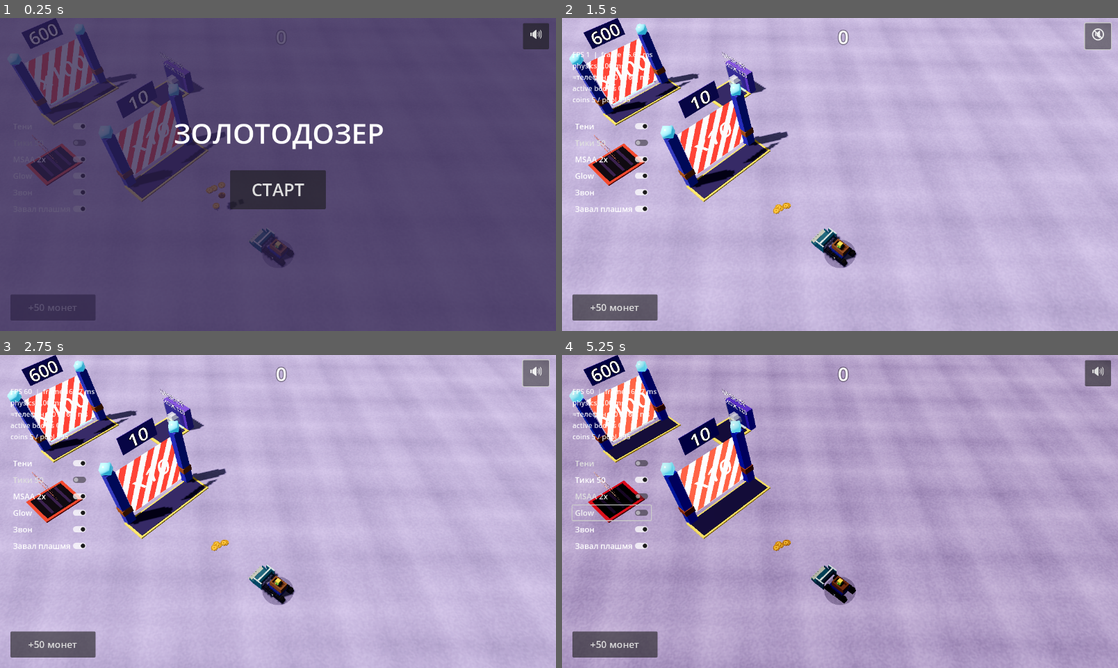
Above: before the commit, frames 1-4 (two rows, left to right).
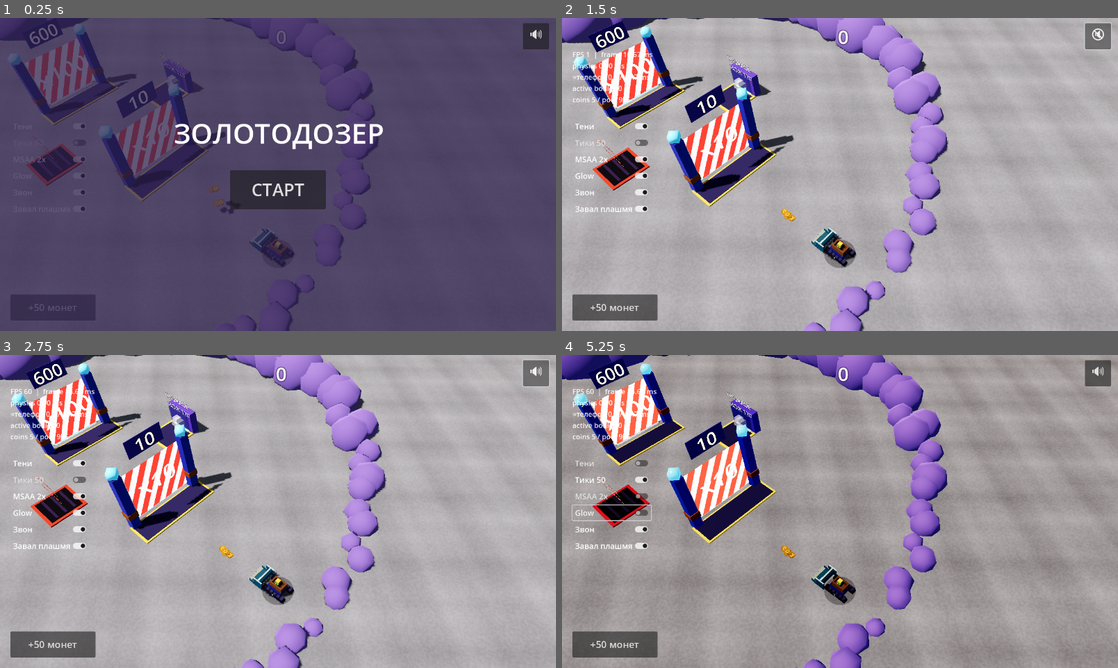
Above: after the commit, the same moments.

Repository: ui99ru/gold-harvester
Game: Godot game, scene res://scenes/game.tscn
Two runs of this game, one before a commit and one after it. Both use one fixed random seed, a clock stepped at 60 frames per second and the inputs below.
Inputs:
- Up to frame 1 (0.25 s): no input
- Up to frame 2 (1.5 s): click "СТАРТ" at 0.5 s; click "🔊" at 1.25 s
- Up to frame 3 (2.75 s): click "🔇" at 2 s
- Up to frame 4 (5.25 s): click "Тени" at 2.75 s; click "Тики 50" at 3.5 s; click "MSAA 2x" at 4.25 s; click "Glow" at 5 s

The runs differ from the first frame. In frame 1, 1.4% of the frame differs, in the area x 0-69%, y 0-100%; in frame 2, 95%, in the area x 0-100%, y 0-100%; in frame 3, 95%; in frame 4, 95%.

Commit message:
feat(godot): visual/audio polish pass - treads, grey ground, rock ring, engine v2
User feedback batch:
1. Tread blocks lightened (#0c081e -> #3b3460) - links now read against
   the dark track body.
2. Ground grey textured (#9c8fc0 lavender -> #8e8c94) per reference;
   same procedural noise + normal.
3. Rock ring scene boundary (level data: ring_center/ring_radius in
   LevelDef + level_01.tres): 80 dense rocks on the circumference,
   invisible 32-segment StaticBody wall keeps coins in, dozer clamped
   radially in sim_step. South arc rocks are low (camera looks from
   the south - tall ones blocked the view). 24 sparse far rocks kept.
4. Engine loop v2: rate 8->13 putts/s, softer attack (6ms) and longer
   tail (90ms), lp 700->520, bed level x2, clatter/hiss cut - less
   "drum hits", more idling-motor putter.

All smokes green (loop peak 1.8ms post-warmup; HUD red on startup
frame is the scene-build spike, settles immediately).

Co-Authored-By: Claude Fable 5 <noreply@anthropic.com>

Diff:
--- a/godot/levels/level_01.tres
+++ b/godot/levels/level_01.tres
@@ -144,4 +144,6 @@
 source_radius = 0.8
 start_coins = 5
 dozer_start = Vector3(0, 0, 0)
+ring_center = Vector3(0, 0, 31)
+ring_radius = 32.0
 entities = Array[ExtResource("2")]([SubResource("w01"), SubResource("w02"), SubResource("w03"), SubResource("w04"), Sub …(229 unchanged characters)…
--- a/godot/scripts/dozer.gd
+++ b/godot/scripts/dozer.gd
@@ -23,7 +23,7 @@
 var _chassis_m := _std(CFG.DOZER_COLOR, 0.5, 0.2)
 var _deck_m := _std(Color("2c2a85"), 0.5, 0.2)
 var _dark := _std(Color("140d30"), 0.8, 0.0)
-var _tread_m := _std(Color("0c081e"), 0.85, 0.0)
+var _tread_m := _std(Color("3b3460"), 0.8, 0.0)  # светлее «штанины»: звенья читаются
 var _steel := _std(Color("c8ccd6"), 0.35, 0.6)
 var _scoop_m := _std(CFG.SCOOP_COLOR, 0.5, 0.3)
 var _scoop_edge := _std(Color("c9dcea"), 0.4, 0.4)
--- a/godot/scripts/game.gd
+++ b/godot/scripts/game.gd
@@ -466,25 +466,60 @@
 	gbody.add_child(cs)
 	add_child(gbody)
 
-	# 50 камней-додекаэдров по кругу (main.js:43-44, rnd-поток)
+	# Кольцо скал — граница сцены (правка по рефу): плотная стена камней по
+	# окружности уровня + невидимый StaticBody-многоугольник держит монеты.
+	# Дозер клэмпится радиально в sim_step. Вне кольца — редкие дальние камни.
 	var rock_mat := StandardMaterial3D.new()
 	rock_mat.albedo_color = Color("8f72c8")
 	rock_mat.roughness = 1.0
-	for i in 50:
+	var rc := level.ring_center
+	var rr := level.ring_radius
+	if rr > 0.0:
+		for i in 80:  # плотное кольцо: ~0.08 рад между камнями, перекрываются
+			var a := (i / 80.0) * TAU + (rnd() - 0.5) * 0.05
+			var r := rr + 1.5 + rnd() * 3.0  # чуть снаружи барьера
+			# Южная дуга (между камерой и сценой) — низкий бордюр, не загораживает
+			var south := clampf(-sin(a), 0.0, 1.0)  # 1 на юге, 0 на севере
+			var s := lerpf(2.5 + rnd() * 4.0, 1.0 + rnd() * 0.8, south)
+			_add_rock(rock_mat, Vector3(rc.x + cos(a) * r, s * 0.4 - 0.5, rc.z + sin(a) * r), s)
+		# Невидимый барьер: 32 box-сегмента по хорде окружности
+		var wall := StaticBody3D.new()
+		wall.name = "RingWall"
+		var pm_ring := PhysicsMaterial.new()
+		pm_ring.friction = 0.3
+		pm_ring.bounce = 0.0
+		wall.physics_material_override = pm_ring
+		add_child(wall)
+		var seg_len := TAU * rr / 32.0 + 0.8  # нахлёст против щелей
+		for i in 32:
+			var a := (i + 0.5) / 32.0 * TAU
+			var seg := CollisionShape3D.new()
+			var seg_box := BoxShape3D.new()
+			seg_box.size = Vector3(seg_len, 6.0, 1.0)
+			seg.shape = seg_box
+			seg.position = Vector3(rc.x + cos(a) * rr, 1.5, rc.z + sin(a) * rr)
+			seg.rotation.y = -a + PI / 2.0  # хорда перпендикулярна радиусу
+			wall.add_child(seg)
+	# Дальние декоративные камни (как web, реже)
+	for i in 24:
 		var a := rnd() * 6.28
 		var r := 70.0 + rnd() * 35.0
 		var s := 3.0 + rnd() * 5.0
-		var m := MeshInstance3D.new()
-		var sph := SphereMesh.new()     # low-poly аналог DodecahedronGeometry
-		sph.radius = s
-		sph.height = s * 2.0
-		sph.radial_segments = 6
-		sph.rings = 3
-		m.mesh = sph
-		m.material_override = rock_mat
-		m.position = Vector3(cos(a) * r, s * 0.5 - 0.5, sin(a) * r)
-		m.rotation = Vector3(rnd() * 3, rnd() * 3, rnd() * 3)
-		add_child(m)
+		_add_rock(rock_mat, Vector3(cos(a) * r, s * 0.5 - 0.5, sin(a) * r), s)
+
+
+func _add_rock(mat: Material, pos: Vector3, s: float) -> void:
+	var m := MeshInstance3D.new()
+	var sph := SphereMesh.new()     # low-poly аналог DodecahedronGeometry
+	sph.radius = s
+	sph.height = s * 2.0
+	sph.radial_segments = 6
+	sph.rings = 3
+	m.mesh = sph
+	m.material_override = mat
+	m.position = pos
+	m.rotation = Vector3(rnd() * 3, rnd() * 3, rnd() * 3)
+	add_child(m)
 
 
 func _build_walls() -> void:
@@ -617,6 +652,15 @@
 	dozer.position.x += sin(heading) * speed_now * dt
 	dozer.position.z += cos(heading) * speed_now * dt
 	_resolve_obstacles()
+	# Кольцо скал: дозер не выезжает за границу сцены (радиальный клэмп)
+	if level.ring_radius > 0.0:
+		var off := Vector2(dozer.position.x - level.ring_center.x,
+			dozer.position.z - level.ring_center.z)
+		var max_r := level.ring_radius - DOZER_R - 0.5
+		if off.length_squared() > max_r * max_r:
+			off = off.normalized() * max_r
+			dozer.position.x = level.ring_center.x + off.x
+			dozer.position.z = level.ring_center.z + off.y
 	dozer.rotation.y = heading
 	# Высота опоры: max по центру/носу + упреждение; вверх быстро, вниз плавно
 	var sn := sin(heading)
--- a/godot/scripts/game_config.gd
+++ b/godot/scripts/game_config.gd
@@ -5,7 +5,7 @@
 # --- Рендер / атмосфера ---
 const EXPOSURE := 0.92
 const BG_COLOR := Color("7c6cb2")
-const GROUND_COLOR := Color("9c8fc0")     # лавандовый грунт (реф!), не серый
+const GROUND_COLOR := Color("8e8c94")     # серый текстурированный грунт (правка по рефу)
 const FOG_NEAR := 120.0
 const FOG_FAR := 360.0
 const SUN_INT := 1.5
--- a/godot/scripts/level_def.gd
+++ b/godot/scripts/level_def.gd
@@ -7,4 +7,8 @@
 @export var source_radius := 0.8
 @export var start_coins := 5
 @export var dozer_start := Vector3.ZERO
+# Кольцо скал: граница сцены (0 = нет кольца). Дозер клэмпится, монеты
+# держит невидимая стена-многоугольник, визуал — скалы по окружности.
+@export var ring_center := Vector3.ZERO
+@export var ring_radius := 0.0
 @export var entities: Array[EntityDef] = []
Not shown, changed: godot/assets/audio/engine_loop.wav
Not shown, changed: tools/make_godot_enginefx.py
